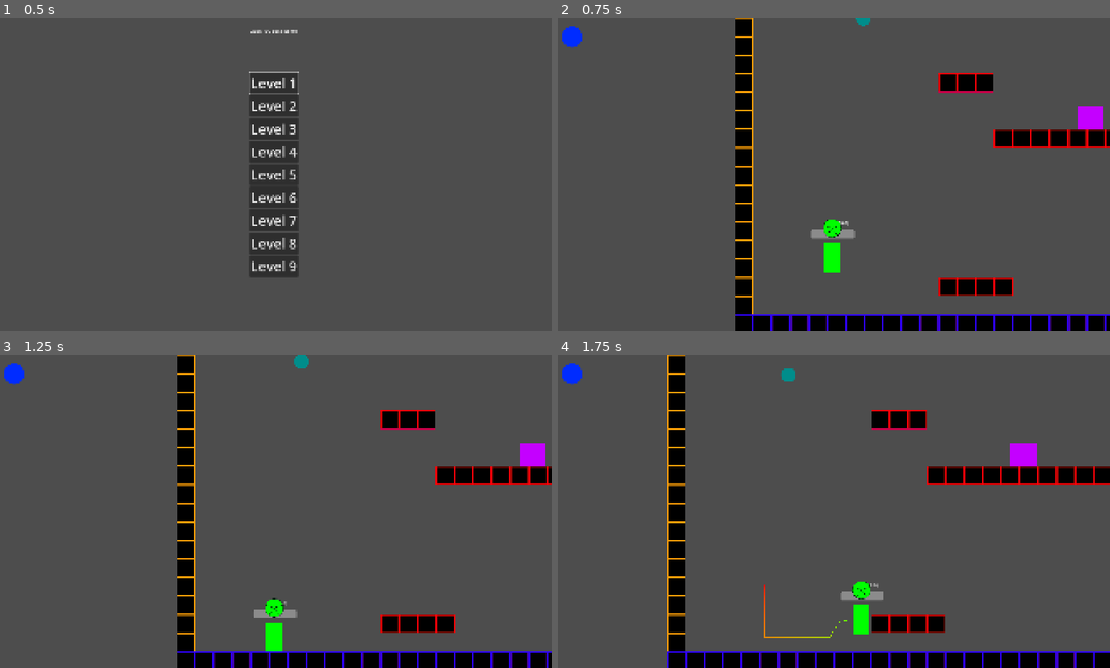
Above: before the commit, frames 1-4 (two rows, left to right).
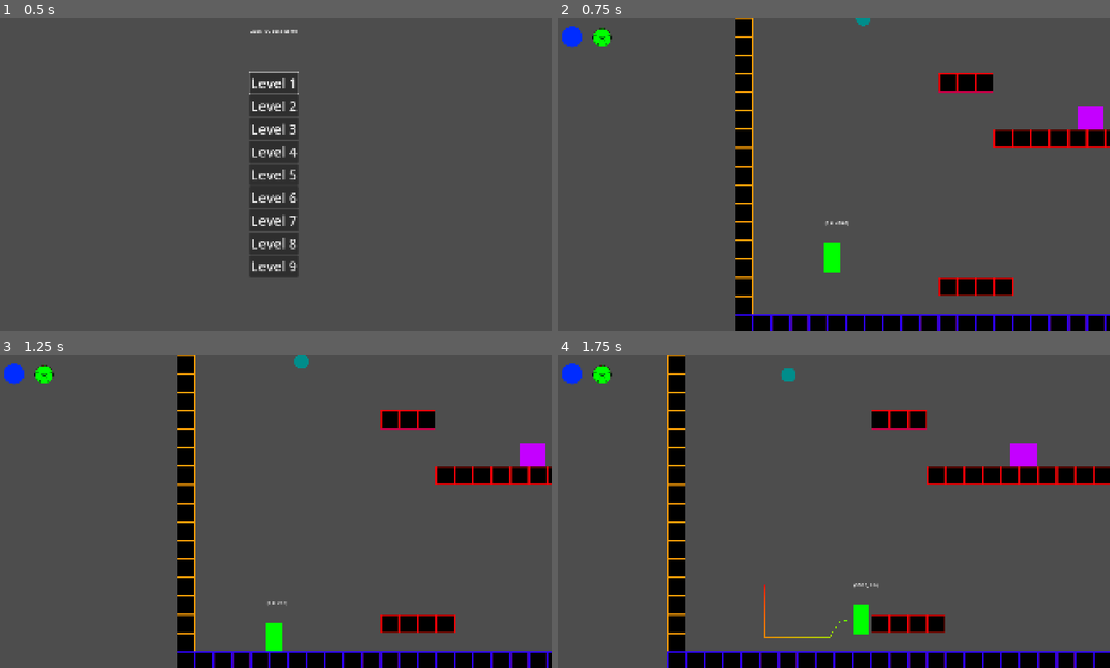
Above: after the commit, the same moments.

Repository: cmoll24/2025_IGC_Vela_Spark
Game: Godot game, scene res://src/main/title.tscn
Two runs of this game, one before a commit and one after it. Both use one fixed random seed, a clock stepped at 60 frames per second and the inputs below.
Inputs:
- Up to frame 1 (0.5 s): no input
- Up to frame 2 (0.75 s): click "Level 1" at 0.5 s
- Up to frame 3 (1.25 s): no input
- Up to frame 4 (1.75 s): tap Enter at 1.25 s; hold Right (move_right) from 1.28 s (still down); hold C (dash) from 1.28 s (still down); tap Z (jump) at 1.52 s

Frame 1 is identical in both runs. In frame 2, 0.5% of the frame differs, in the area x 6-54%, y 3-71%; in frame 3, 0.5%; in frame 4, 0.5%.

Commit message:
Decay Health Bar

Diff:
--- a/2025-igc-boss/src/main/game.gd
+++ b/2025-igc-boss/src/main/game.gd
@@ -4,6 +4,7 @@
 var level_file_path = "res://src/levels/level_1V{level_num}.tscn"
 
 @onready var level_container = $level_container
+@onready var hud = $HUD
 
 var current_level : Level
 
@@ -14,3 +15,5 @@
 	var level_scene : PackedScene = load(level_file_path.format({"level_num" : current_level_index}))
 	current_level = level_scene.instantiate()
 	level_container.add_child(current_level)
+
+	hud.setup()
--- a/2025-igc-boss/src/main/hud.gd
+++ b/2025-igc-boss/src/main/hud.gd
@@ -1,10 +1,17 @@
 extends CanvasLayer
 
 @onready var dash_indicator = $DashIndicator
+@onready var healthbar = $TextureProgressBar
 
 func _ready() -> void:
 	dash_indicator.visible = false
 
+func setup():
+	healthbar.max_value = Global.get_player().health_control.MAX_HEALTH
+
 func _process(_delta: float) -> void:
 	var player_has_dash = Global.get_player().move_control.has_dash
 	dash_indicator.visible = player_has_dash
+
+	healthbar.value = Global.get_player().health_control.health
+	print(healthbar.value)
--- a/2025-igc-boss/src/main/hud.tscn
+++ b/2025-igc-boss/src/main/hud.tscn
@@ -1,7 +1,8 @@
-[gd_scene load_steps=3 format=3 uid="uid://dxq44n7s3ceta"]
+[gd_scene load_steps=4 format=3 uid="uid://dxq44n7s3ceta"]
 
 [ext_resource type="Script" uid="uid://cbu755oj7nlxw" path="res://src/main/hud.gd" id="1_7of0l"]
 [ext_resource type="Texture2D" uid="uid://n5v0b2ld27mk" path="res://assets/debug/projectile.png" id="2_4dl7s"]
+[ext_resource type="Texture2D" uid="uid://b5fylubgb472u" path="res://assets/background/Adobe Express - file (1).png" id="3_yo4nc"]
 
 [node name="HUD" type="CanvasLayer"]
 script = ExtResource("1_7of0l")
@@ -11,3 +12,16 @@
 position = Vector2(63, 65)
 scale = Vector2(1.125, 1.125)
 texture = ExtResource("2_4dl7s")
+
+[node name="TextureProgressBar" type="TextureProgressBar" parent="."]
+offset_left = 135.0
+offset_top = 36.0
+offset_right = 199.0
+offset_bottom = 100.0
+fill_mode = 4
+texture_under = ExtResource("2_4dl7s")
+texture_over = ExtResource("3_yo4nc")
+texture_progress = ExtResource("2_4dl7s")
+tint_under = Color(1, 0, 0, 1)
+tint_over = Color(0.0051856074, 0.9282323, 1.0431446, 1)
+tint_progress = Color(0, 1, 0, 1)
--- a/2025-igc-boss/src/player/player.tscn
+++ b/2025-igc-boss/src/player/player.tscn
@@ -1,13 +1,9 @@
-[gd_scene load_steps=19 format=3 uid="uid://c6m2t238knjov"]
+[gd_scene load_steps=16 format=3 uid="uid://c6m2t238knjov"]
 
 [ext_resource type="Script" uid="uid://bybhs41x0ko0u" path="res://src/player/playerController.gd" id="1_4anbu"]
-[ext_resource type="Script" uid="uid://c1n2scoew64b3" path="res://src/player/progressBar.gd" id="2_rxibo"]
 [ext_resource type="PackedScene" uid="uid://dkjqxy1egu868" path="res://src/player/playerMovement.tscn" id="3_244u8"]
-[ext_resource type="Texture2D" uid="uid://n5v0b2ld27mk" path="res://assets/debug/projectile.png" id="3_jiejy"]
 [ext_resource type="PackedScene" uid="uid://d0m2s3pjfjhlx" path="res://src/player/playerHealth.tscn" id="4_5f2sf"]
-[ext_resource type="Script" uid="uid://b3fkkmq335ygu" path="res://src/player/texture_progress_bar.gd" id="4_o822w"]
 [ext_resource type="PackedScene" uid="uid://quo4cjhqfu2a" path="res://src/player/playerAttack.tscn" id="5_5f2sf"]
-[ext_resource type="Texture2D" uid="uid://b5fylubgb472u" path="res://assets/background/Adobe Express - file (1).png" id="7_x42xx"]
 
 [sub_resource type="RectangleShape2D" id="RectangleShape2D_rxibo"]
 size = Vector2(50, 100)
@@ -65,6 +61,13 @@
 &"RESET": SubResource("Animation_o822w")
 }
 
+[sub_resource type="GDScript" id="GDScript_244u8"]
+script/source = "extends ProgressBar
+
+func _ready():
+	hide()
+"
+
 [sub_resource type="RectangleShape2D" id="RectangleShape2D_244u8"]
 size = Vector2(52, 98)
 
@@ -103,7 +106,7 @@
 offset_right = 78.0
 offset_bottom = -65.0
 fill_mode = 1
-script = ExtResource("2_rxibo")
+script = SubResource("GDScript_244u8")
 
 [node name="PlayerMovement" parent="." node_paths=PackedStringArray("player", "ground_detector", "debug_label") instance=ExtResource("3_244u8")]
 player = NodePath("..")
@@ -144,19 +147,5 @@
 shape = SubResource("RectangleShape2D_jiejy")
 debug_color = Color(0.99947137, 0, 0.1284638, 0.41960785)
 
-[node name="TextureProgressBar" type="TextureProgressBar" parent="."]
-offset_left = -31.0
-offset_top = -133.0
-offset_right = 33.0
-offset_bottom = -69.0
-fill_mode = 4
-texture_under = ExtResource("3_jiejy")
-texture_over = ExtResource("7_x42xx")
-texture_progress = ExtResource("3_jiejy")
-tint_under = Color(0, 1, 0, 1)
-tint_over = Color(0.0051856074, 0.9282323, 1.0431446, 1)
-tint_progress = Color(1, 0, 0, 1)
-script = ExtResource("4_o822w")
-
 [connection signal="enemy_collide" from="PlayerHealth" to="." method="_on_enemy_collide"]
 [connection signal="enemy_exit" from="PlayerHealth" to="." method="_on_enemy_exit"]
--- a/2025-igc-boss/src/player/playerController.gd
+++ b/2025-igc-boss/src/player/playerController.gd
@@ -44,7 +44,7 @@
 	$AnimationPlayer.play("Hit")
 	global_position = move_control.last_ground_location
 	health_control.apply_invincibility()
-	health_control.take_damage(10)
+	health_control.take_damage()
 
 
 func _on_enemy_collide(body: Node2D) -> void:
--- a/2025-igc-boss/src/player/playerHealth.gd
+++ b/2025-igc-boss/src/player/playerHealth.gd
@@ -9,8 +9,7 @@
 
 @export_category("Health variables")
 @export var MAX_HEALTH := 50
-var health: int = 50
-var current_health = MAX_HEALTH
+var health : float = MAX_HEALTH
 var healthBarSegments = 5
 
 @export var INVINCIBILITY_DURATION : float = 1.0
@@ -20,25 +19,24 @@
 
 func _ready() -> void:
 	health_bar.max_value = MAX_HEALTH
-	health_bar.value = current_health
+	health_bar.value = health
 
 	hitbox.body_entered.connect(_on_player_hitbox_body_entered)
 	hitbox.body_exited.connect(_on_player_hitbox_body_exited)
 
 
-func take_damage(amount: int) -> void:
-	#current_health - amount, 0 to make sure the health dont go under 0
-	current_health = int(max(current_health - amount, 0))
-	current_health = current_health - (current_health % 10)
-	health_bar.value = current_health
-	print("Player hit! Health:", current_health)
-	if current_health <= 0:
+func take_damage() -> void:
+	#health - amount, 0 to make sure the health dont go under 0
+	health = int(health) - (int(health) % 10)
+	health_bar.value = health
+	print("Player hit! Health:", health)
+	if health <= 0:
 		player.die()
+
 func _process(delta):
-	if current_health >= 1:
-		current_health = current_health - 0.01
-		health_bar.value = current_health
-	if current_health <= 0:
+	health = health - delta
+	health_bar.value = health
+	if health <= 0:
 		player.die()
 
 func _on_invincibility_timer_timeout() -> void:
@@ -54,7 +52,7 @@
 func hit(attacker: Node2D) -> void:
 	if invincibility_timer.is_stopped():
 		player.animation_player.play("Hit")
-		take_damage(10)
+		take_damage()
 		apply_invincibility()
 		player.move_control.apply_knockback(attacker.global_position)
 		print("hit!")
--- a/2025-igc-boss/src/player/progressBar.gd
+++ /dev/null
@@ -1,4 +0,0 @@
-extends ProgressBar
-
-func _ready():
-	pass
--- a/2025-igc-boss/src/player/texture_progress_bar.gd
+++ /dev/null
@@ -1,4 +0,0 @@
-extends TextureProgressBar
-
-func _ready():
-	pass
Not shown, removed: 2025-igc-boss/src/player/progressBar.gd.uid
Not shown, removed: 2025-igc-boss/src/player/texture_progress_bar.gd.uid
